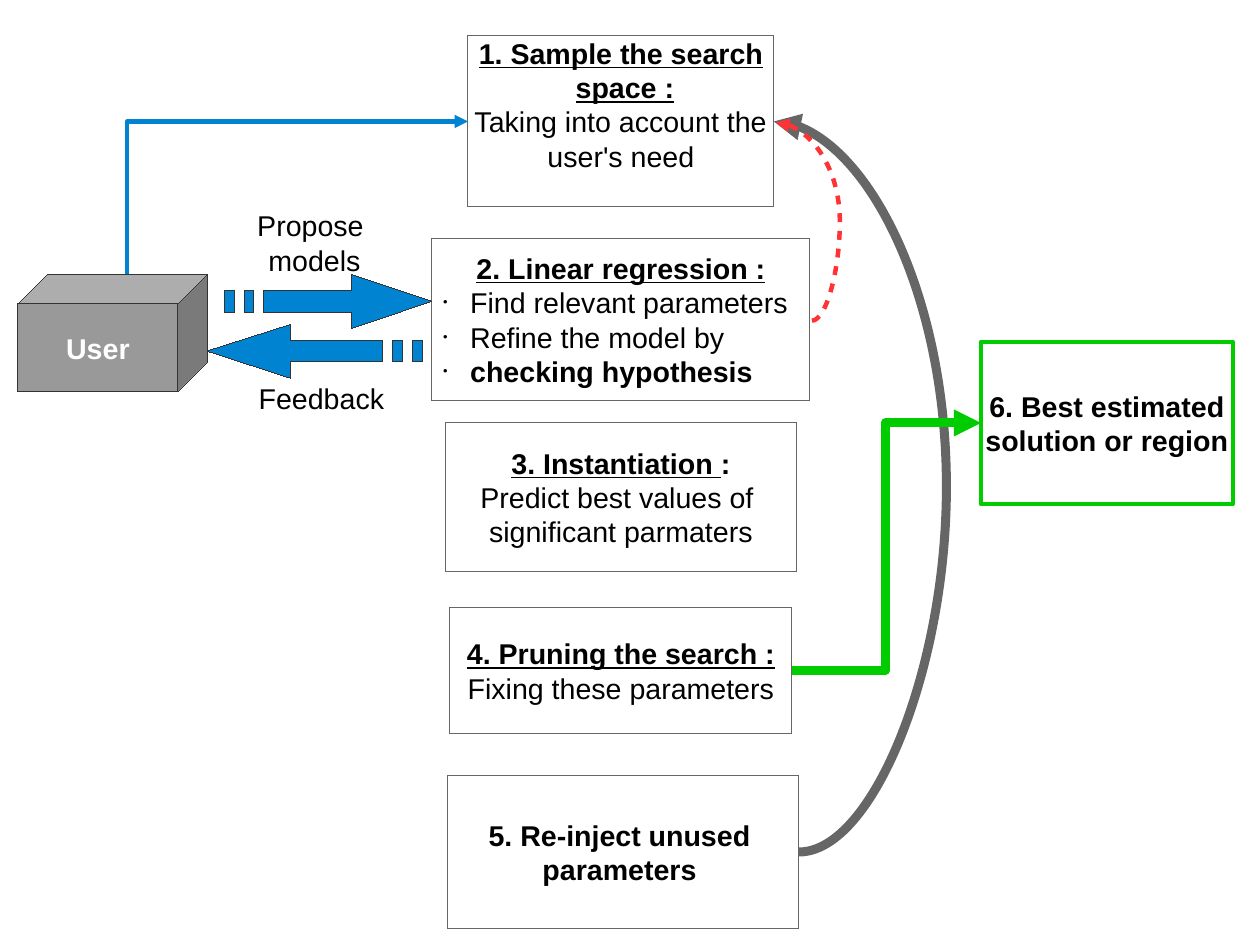
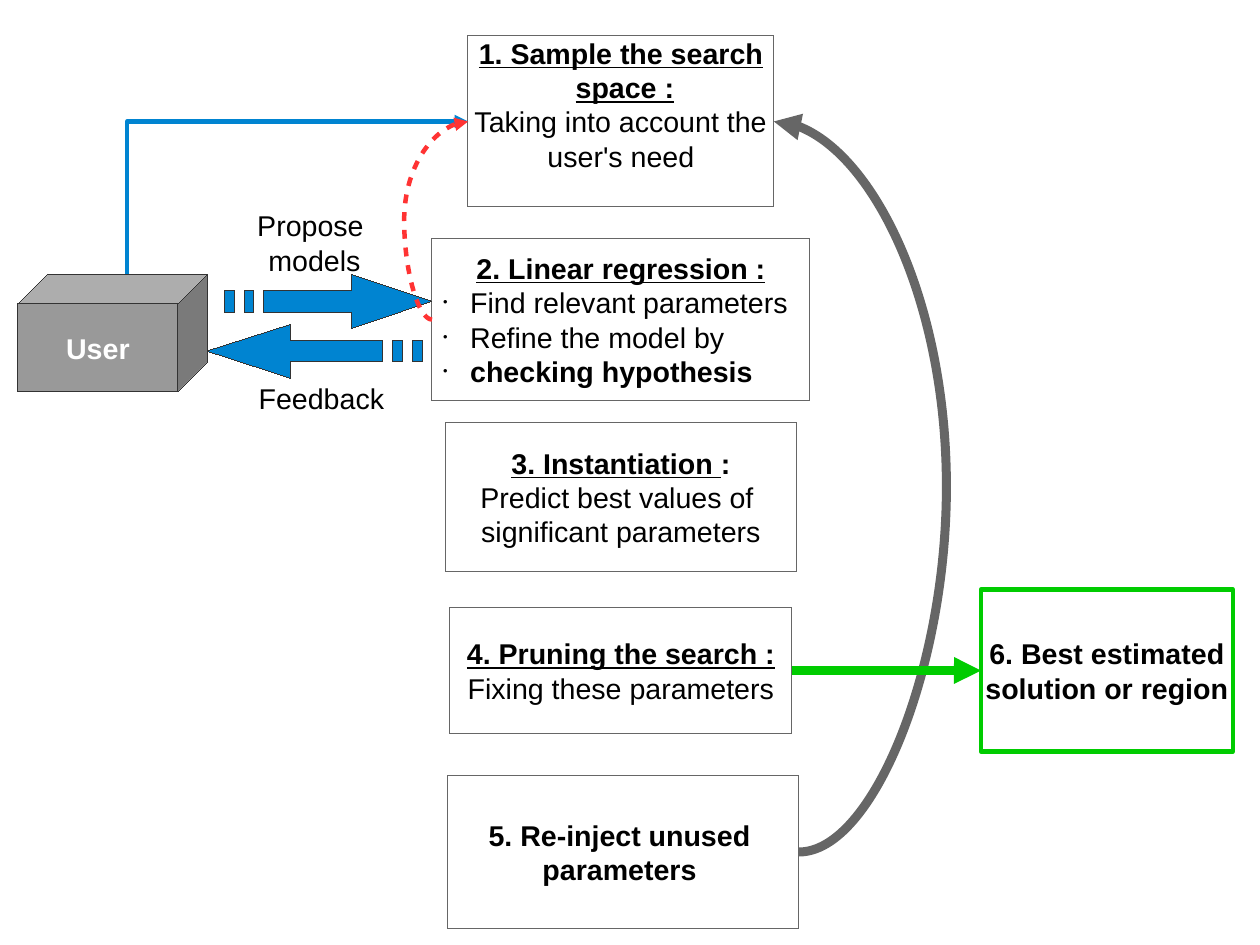
Before and after one commit to swhatelse/M2_internship, a slide deck: slide 1 of org/Presentations/defense/model/process.odp. Drawn at 1260x945 pixels with LibreOffice and Linux fonts; fonts in the diff are those of the drawing. Boxes give left, top, right and bottom in pixels: in the first picture for what was removed or moved away, otherwise in the second. Text is boxed around its words. In the diff, an @@ line names an element or a change of style, - is before the commit and + after.

```diff
--- a/org/Presentations/defense/model/process.odp
+++ b/org/Presentations/defense/model/process.odp
@@ curved arrow moved from (812, 321) - (776, 122) to (432, 320) - (468, 121) @@
@@ text in rectangle at (481, 521, 760, 548): text changed @@
-significant parmaters
+significant parameters
@@ rectangle "6. Best estimated": place and size @@
-rectangle "6. Best estimated" at (981, 342, 1233, 504)
+rectangle "6. Best estimated" at (981, 590, 1233, 752)
@@ elbow arrow moved from (792, 671) - (981, 423) to (792, 671) - (981, 671) @@
```
Also in this commit, not shown: 6 other files.
